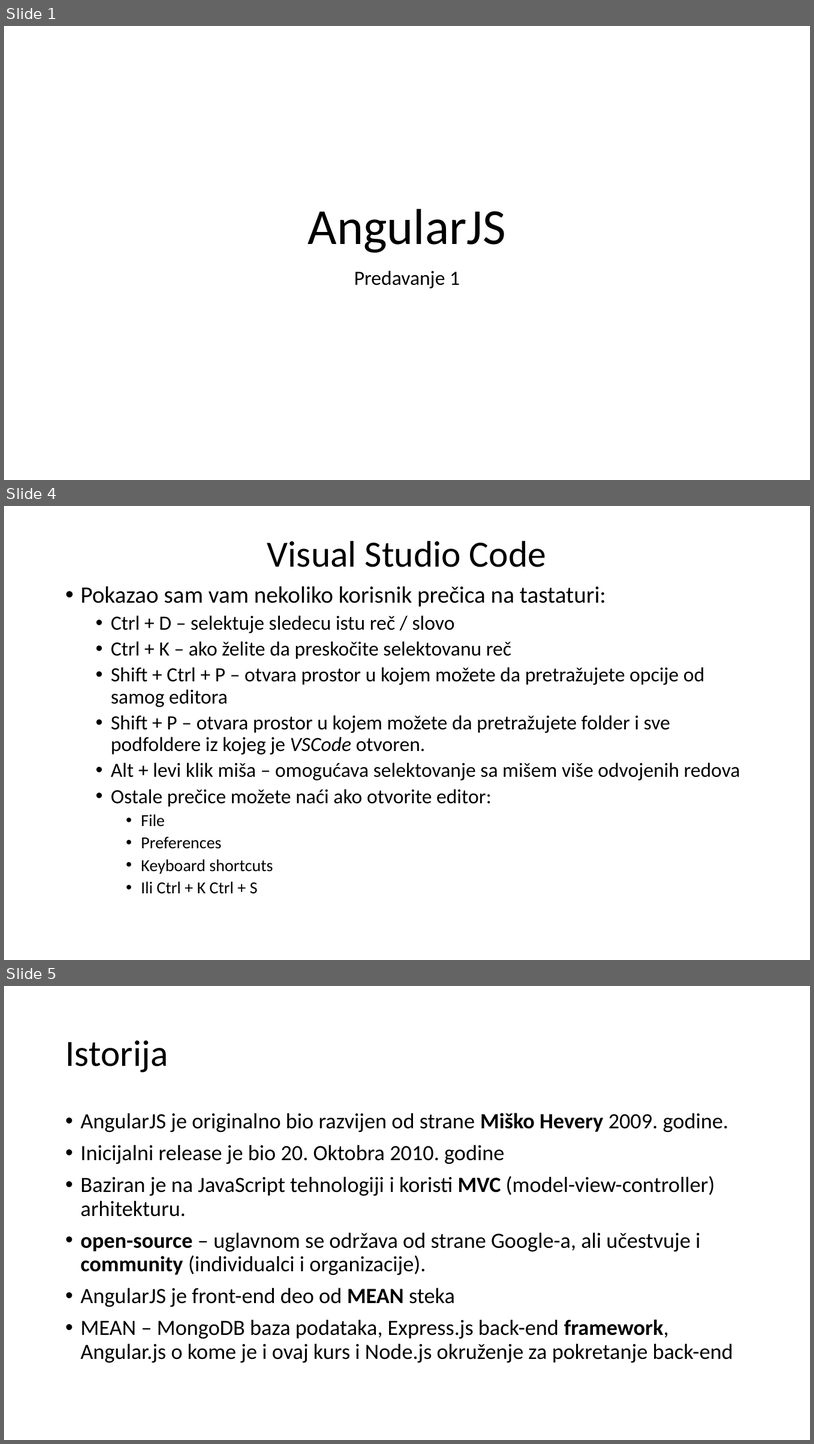
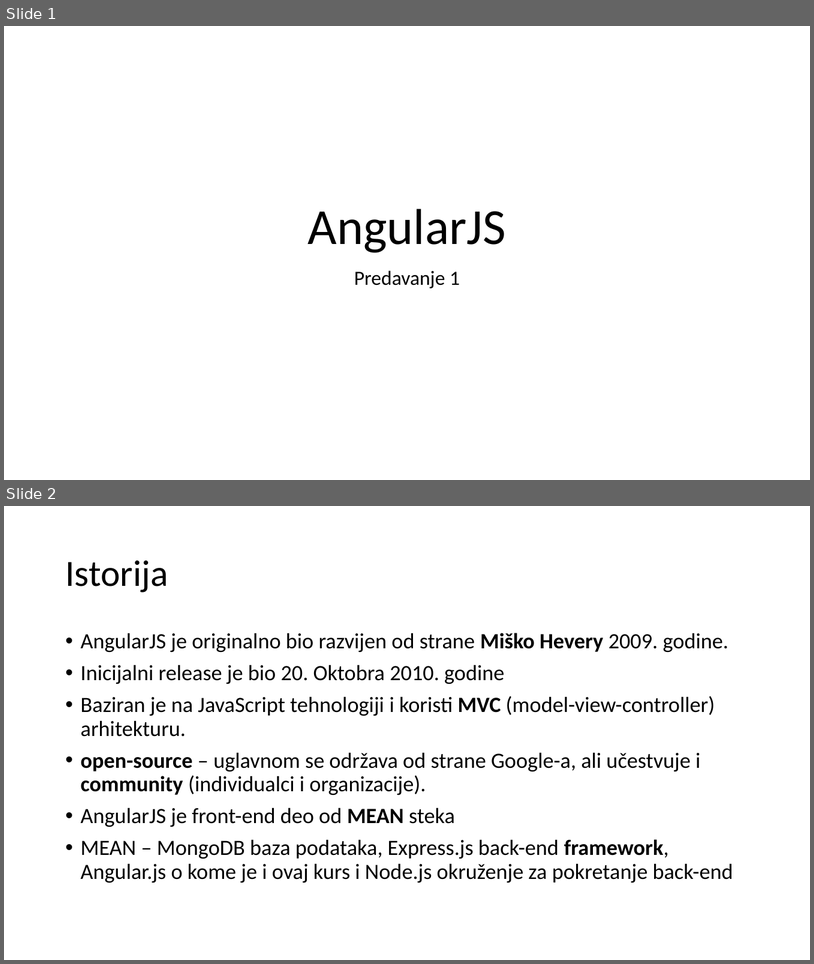
Before and after one commit to daniloMogin/kurs, a slide deck: AngularJS.pptx. Shown one above the other, each under a label of ours: slides 1, 4 and 5 before the commit, slides 1 and 2 after it; the slides between them are not shown. The pictures are 814x1444 and 814x964 pixels, drawn with LibreOffice and Linux fonts; fonts in the diff are those of the drawing. Boxes give left, top, right and bottom in pixels: in the first picture for what was removed or moved away, otherwise in the second. Text is boxed around its words. In the diff, an @@ line names an element or a change of style, - is before the commit and + after.

```diff
--- a/AngularJS.pptx
+++ b/AngularJS.pptx
@@ slide 4 removed at <box>4,506,810,960</box>, background #FFFFFF @@
@@ title removed at <box>267,541,546,567</box> @@
-Visual Studio Code
@@ text removed at <box>81,586,741,894</box> @@
-• Pokazao sam vam nekoliko korisnik prečica na tastaturi:
-  • Ctrl + D – selektuje sledecu istu reč / slovo
-  • Ctrl + K – ako želite da preskočite selektovanu reč
-  • Shift + Ctrl + P – otvara prostor u kojem možete da pretražujete opcije od samog editora
-  • Shift + P – otvara prostor u kojem možete da pretražujete folder i sve podfoldere iz kojeg je VSCode otvoren.
-  • Alt + levi klik miša – omogućava selektovanje sa mišem više odvojenih redova
-  • Ostale prečice možete naći ako otvorite editor:
-    • File
-    • Preferences
-    • Keyboard shortcuts
-    • Ili Ctrl + K Ctrl + S
@@ what was slide 5 is now slide 2 @@
```
Also in this commit, not shown: 2 slides added, 3 other slides removed.
